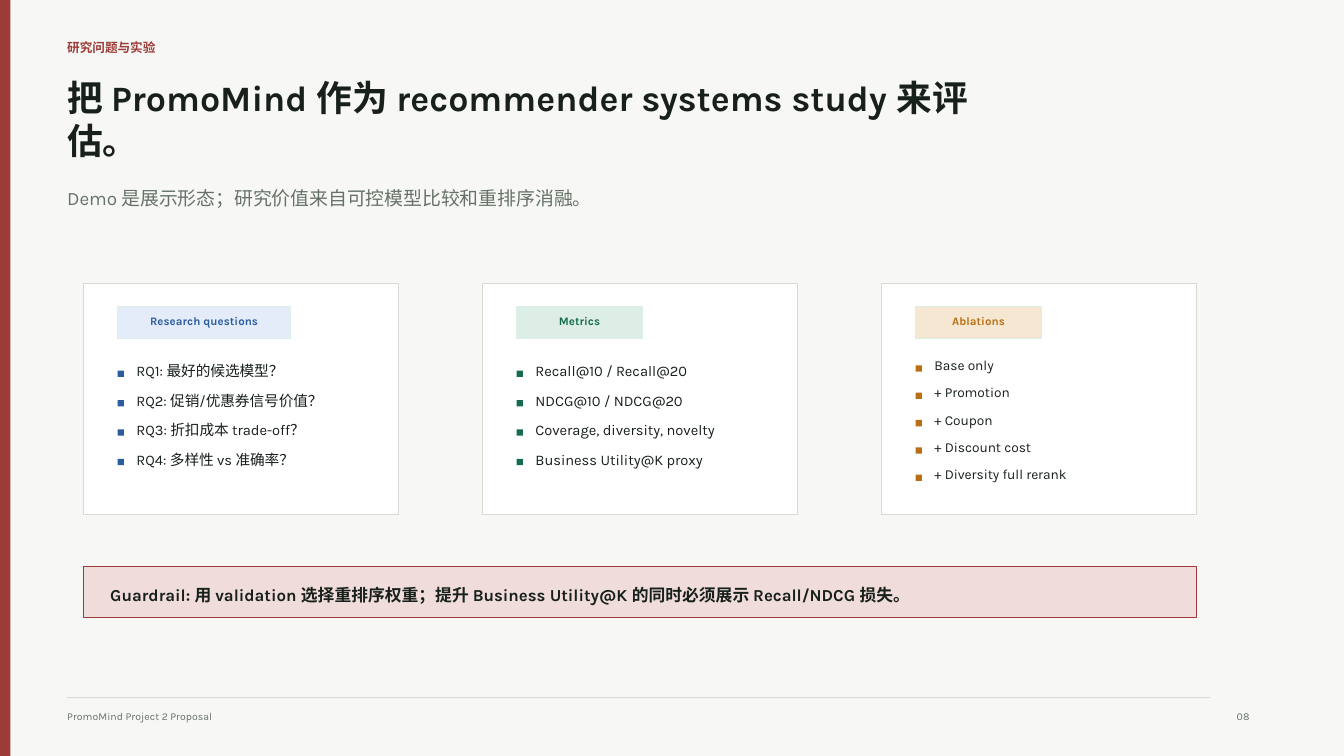
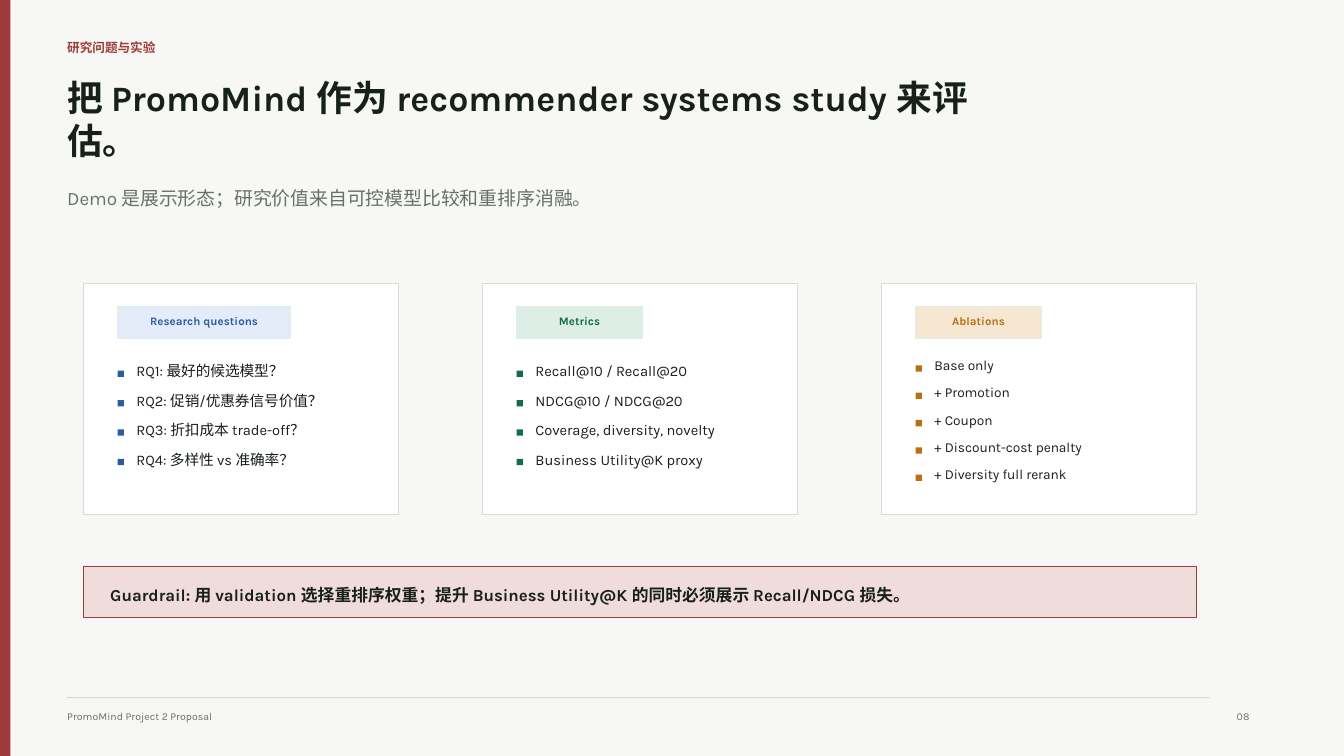
Before and after one commit to ZoRan-Wang/PromoMind-public-backup-20260624, a slide deck: slide 8 of deliverables/proposal_2026_06_03/PromoMind_proposal_slides_zh.pptx. Drawn at 1344x756 pixels with LibreOffice and Linux fonts; fonts in the diff are those of the drawing. Boxes give left, top, right and bottom in pixels: in the first picture for what was removed or moved away, otherwise in the second. Text is boxed around its words. In the diff, an @@ line names an element or a change of style, - is before the commit and + after.

Commit message:
Align slide ablation wording with script

```diff
--- a/deliverables/proposal_2026_06_03/PromoMind_proposal_slides_zh.pptx
+++ b/deliverables/proposal_2026_06_03/PromoMind_proposal_slides_zh.pptx
@@ text at box(945, 442, 1082, 456): text changed @@
-+ Discount cost
++ Discount-cost penalty
```
Also in this commit, not shown: 1 other file.
